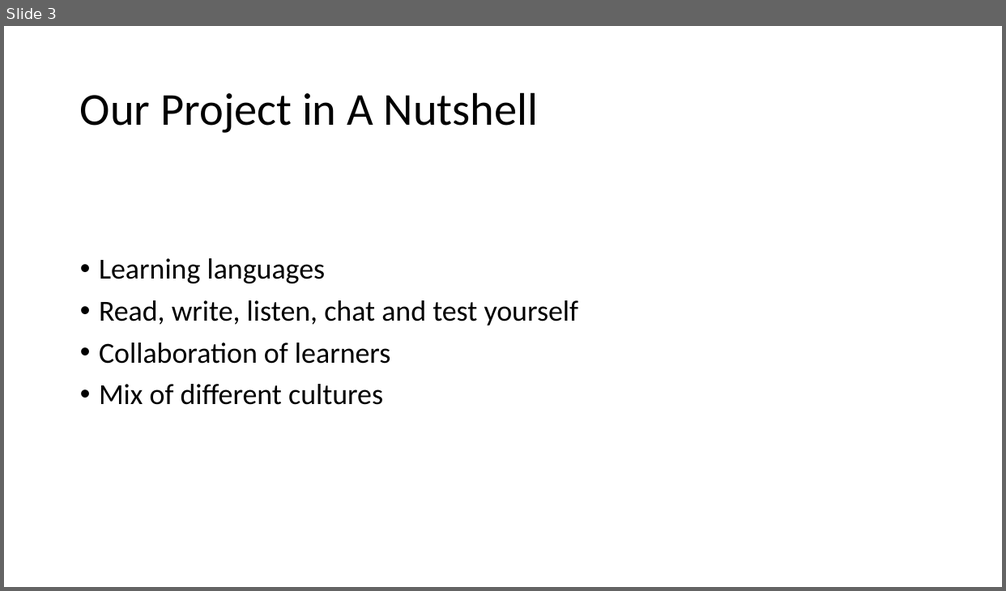
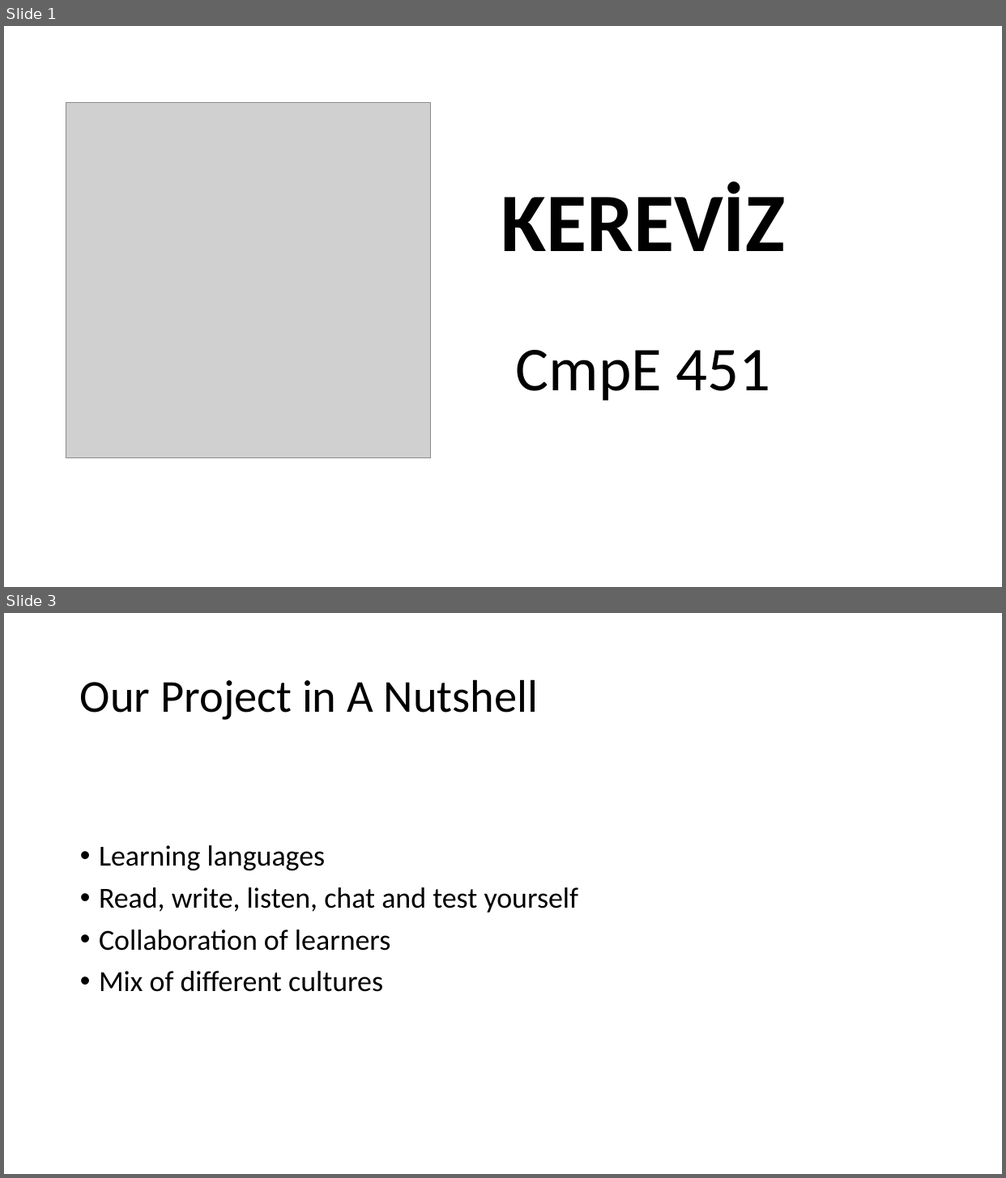
Before and after one commit to bounswe/bounswe2019group9, a slide deck: deliverables/GROUP 9.pptx. Shown one above the other, each under a label of ours: slide 3 before the commit, slides 1 and 3 after it; the slides between them are not shown. The pictures are 1006x591 and 1006x1178 pixels, drawn with LibreOffice and Linux fonts; fonts in the diff are those of the drawing; grey boxes stand for pictures. Boxes give left, top, right and bottom in pixels: in the first picture for what was removed or moved away, otherwise in the second. Text is boxed around its words. In the diff, an @@ line names an element or a change of style, - is before the commit and + after.

```diff
--- a/deliverables/GROUP 9.pptx
+++ b/deliverables/GROUP 9.pptx
@@ slide 1 added at (x1=4, y1=26, x2=1002, y2=587), background #FFFFFF @@
@@ picture added at (x1=66, y1=102, x2=431, y2=458) @@
@@ title added at (x1=501, y1=182, x2=785, y2=401), 80 pt, text #000000, bold @@
+KEREVİZ
+CmpE 451
```
Also in this commit, not shown: 1 slide removed.
